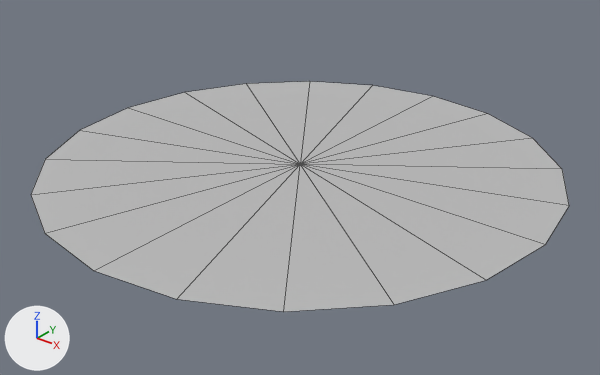
Two versions of the FBX model Mother Duck 1.2.2/MotherDuck/Assets/MotherDuckLEVELS/YOUR_WORK_HERE/Meshes/Riley 4.9.2019/Drums Head.fbx, one commit apart.
Rendered twice from a camera (50 mm lens) standing at (0.1337, -0.1773, 0.2557) and looking at (-0.0055, -0.0032, 0.1478). Arrows for +X, +Y and +Z are at lower left; the lights stay in place. Mesh edges are drawn as thin lines. Where no turn or scale is listed for an object, it has been applied to the vertices.
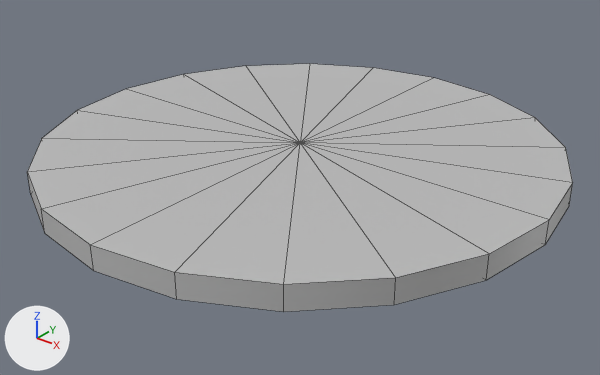
The newer file is also rescaled (x14.93), turned or shifted as a whole; pictures and numbers use the older file's frame.

Pixel boxes (x1, y1, x2, y2) of what changed, in the pictures (600 x 375 px):
'pCylinder1', reshaped (7% taller)
    before: (31, 81, 569, 312)
    after: (27, 64, 573, 312)
part 1 of me_mesh, built on
    after: (27, 64, 573, 312)

What the commit changed:
me_mesh is used by ob_pcylinder1; location (-0.0195, 0.0, 0.1632).
me_mesh had 21 vertices, 20 faces and spanned x -0.066..0.089, y -0.077..0.078, z -0.01.
me_mesh now has 42 vertices, 60 faces and spans x -0.066..0.089, y -0.077..0.078, z -0.01..-0.003.
Part 1, on me_mesh:
20 faces are deleted.
1 vertex is added at (0.011, 0.0, -0.003).
20 new vertices lie (0.0, 0.0, 0.007) away from vertices in x -0.066..0.089, y -0.077..0.078, z -0.01.
60 new faces join them.
